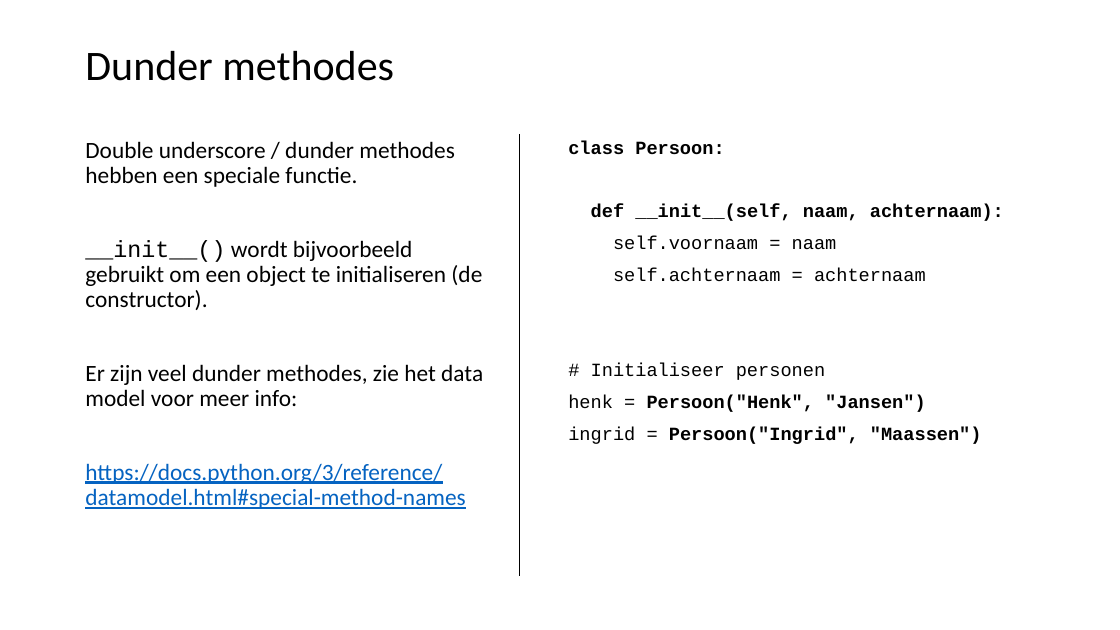
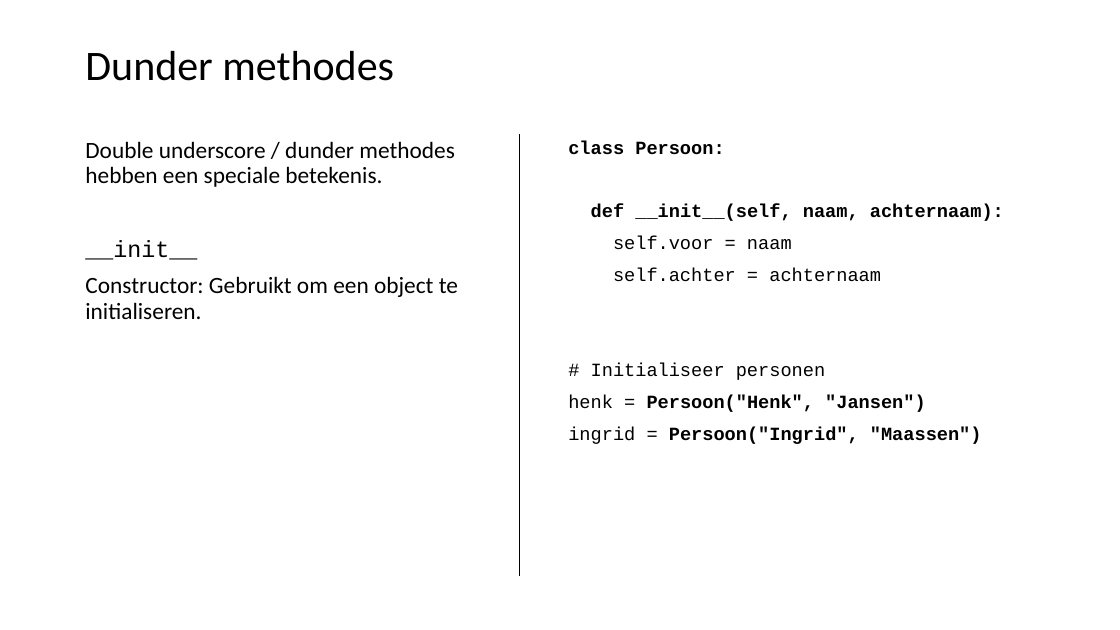
Before and after one commit to LFKoning/knowledge-sharing, a slide deck: slide 45 of python_trainees/1_basics_classes/python_traineeship_1.pptx. Drawn at 1120x630 pixels with LibreOffice and Linux fonts; fonts in the diff are those of the drawing. Boxes give left, top, right and bottom in pixels: in the first picture for what was removed or moved away, otherwise in the second. Text is boxed around its words. In the diff, an @@ line names an element or a change of style, - is before the commit and + after.

Commit message:
Update Python trainees part 1

```diff
--- a/python_trainees/1_basics_classes/python_traineeship_1.pptx
+++ b/python_trainees/1_basics_classes/python_traineeship_1.pptx
@@ text at box(85, 141, 458, 319): text changed @@
-Double underscore / dunder methodes hebben een speciale functie.
-__init__() wordt bijvoorbeeld gebruikt om een object te initialiseren (de constructor).
-Er zijn veel dunder methodes, zie het data model voor meer info:
-https://docs.python.org/3/reference/datamodel.html#special-method-names
+Double underscore / dunder methodes hebben een speciale betekenis.
+__init__
+Constructor: Gebruikt om een object te initialiseren.
@@ text at box(613, 236, 881, 282): text changed @@
-self.voornaam = naam
-self.achternaam = achternaam
+self.voor = naam
+self.achter = achternaam
```
Also in this commit, not shown: 4 other slides changed, 2 slides added, 10 other files.
